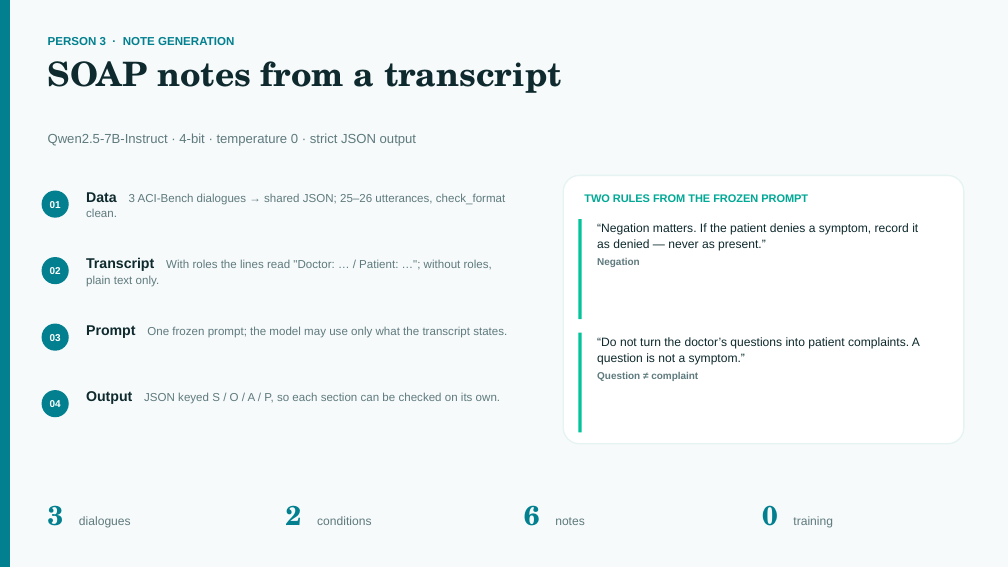
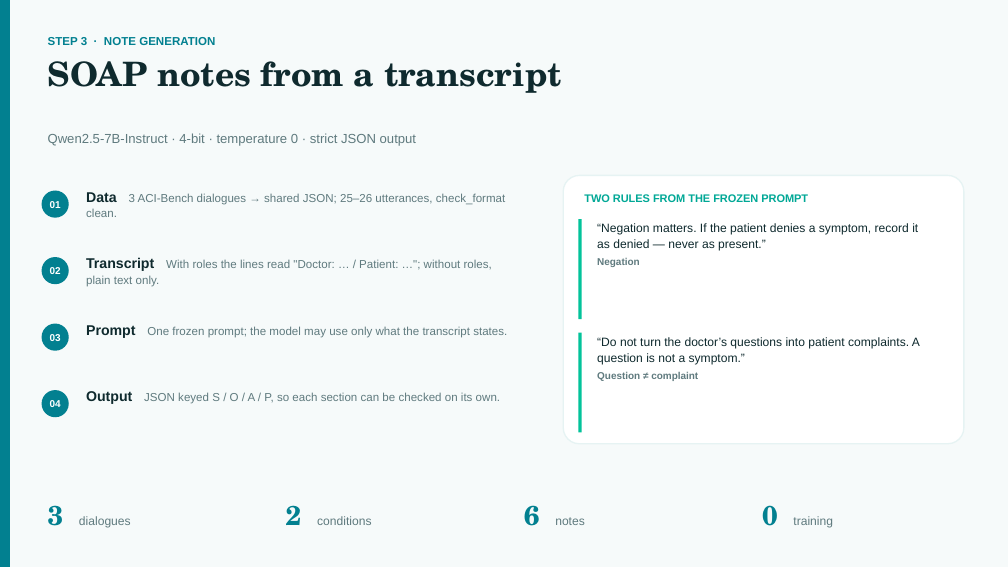
Before and after one commit to Pikseel/medscribe, a slide deck: slide 8 of results/medscribe_midproject.pptx. Drawn at 1008x567 pixels with LibreOffice and Linux fonts; fonts in the diff are those of the drawing. Boxes give left, top, right and bottom in pixels: in the first picture for what was removed or moved away, otherwise in the second. Text is boxed around its words. In the diff, an @@ line names an element or a change of style, - is before the commit and + after.

```diff
--- a/results/medscribe_midproject.pptx
+++ b/results/medscribe_midproject.pptx
@@ text at [48,37,215,45]: text changed @@
-PERSON 3 · NOTE GENERATION
+STEP 3 · NOTE GENERATION
```
Also in this commit, not shown: 8 other slides changed, 3 other files.
